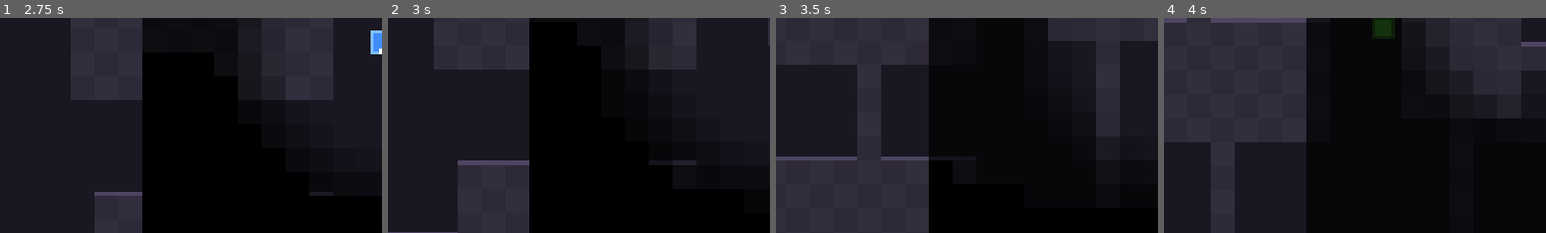
Above: before the commit, frames 1-4 (left to right).
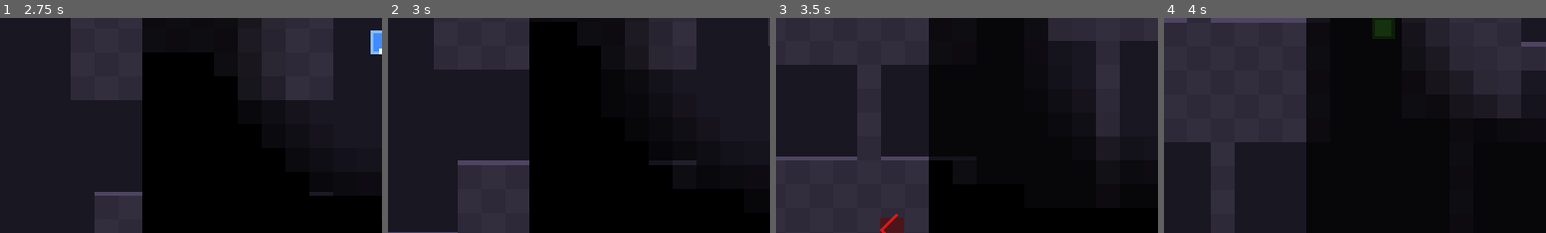
Above: after the commit, the same moments.

Repository: sin857000-code/Valid
Game: Godot game, scene res://scenes/ui/main_menu.tscn
Same seed, same stepped clock (60 frames per second), same inputs: the game is played once before the commit and once after it.
Inputs:
- Up to frame 1 (2.75 s): click "새 게임" at 0.5 s; tap Enter (ui_accept) at 1.25, 1.52, 2.27 s; hold Right (ui_right) 1.28-2.03 s; hold Down (ui_down) from 2.03 s (still down)
- Up to frame 2 (3 s): release Down (ui_down) at 2.78 s; hold Right (ui_right) from 2.78 s (still down)
- Up to frame 3 (3.5 s): keep holding Right (ui_right)
- Up to frame 4 (4 s): release Right (ui_right) at 3.53 s; hold Up (ui_up) from 3.53 s (still down); tap Enter (ui_accept) at 3.77 s
The pictures show only the part of the screen within x 0-50%, y 50-100%; the shares and areas given below are measured in that part.

Frames 1-2 are identical in both runs. In frame 3, 0.5% of the frame differs, in the area x 27-34%, y 91-100%; in frame 4, nothing differs.

Commit message:
Cycle 5: trap tiles, boomerang weapon, floor-clear popup
- trap_tile: red X hazard tiles that deal 8 dmg per 0.8s when stood on; count scales with floor
- weapon_boomerang: wide arc weapon hitting all enemies in 1.3x radius around player
- player: arc attack mode via attack_arc meta flag
- dungeon: spawn traps each floor, added boomerang to weapon pool
- hud: show_floor_clear() popup animates on floor completion

https://claude.ai/code/session_01W1t3cyazDUadMr1eE4hi94

Diff:
--- /dev/null
+++ b/roguelike/scripts/items/weapon_boomerang.gd
@@ -0,0 +1,14 @@
+extends "res://scripts/items/weapon_base.gd"
+
+func _ready() -> void:
+	weapon_name = "부메랑"
+	damage = 14
+	range_radius = 55.0
+	cooldown = 0.5
+	item_color = Color(0.5, 1.0, 0.5)
+	super._ready()
+
+func _apply_effect(player: Node) -> void:
+	super._apply_effect(player)
+	# Boomerang hits in a wide arc (all enemies within range, not just attack cone)
+	player.set_meta("attack_arc", true)
--- a/roguelike/scripts/maps/dungeon.gd
+++ b/roguelike/scripts/maps/dungeon.gd
@@ -19,6 +19,7 @@
 	"res://scripts/items/weapon_dagger.gd",
 	"res://scripts/items/weapon_sword.gd",
 	"res://scripts/items/weapon_staff.gd",
+	"res://scripts/items/weapon_boomerang.gd",
 ]
 const TILE = 16
 const BASE_ENEMIES = 5
@@ -80,6 +81,7 @@
 			_spawn_enemy()
 
 	_spawn_items()
+	_spawn_traps()
 	transition.fade_out()
 
 func _spawn_enemy() -> void:
@@ -117,6 +119,15 @@
 		_make_item(load(WEAPON_SCRIPTS[randi() % WEAPON_SCRIPTS.size()]),
 			Vector2(room.get_center()) * TILE)
 
+func _spawn_traps() -> void:
+	var trap_count = 2 + GameManager.current_floor / 2
+	for i in range(trap_count):
+		var room = rooms[randi_range(1, rooms.size() - 2)]
+		var trap = Area2D.new()
+		trap.set_script(load("res://scripts/maps/trap_tile.gd"))
+		entities.add_child(trap)
+		trap.global_position = Vector2(room.get_center()) * TILE + Vector2(randi_range(-24, 24), randi_range(-24, 24))
+
 func _make_item(script: GDScript, pos: Vector2) -> void:
 	var item = Area2D.new()
 	item.set_script(script)
@@ -131,6 +142,7 @@
 		_make_item(load(ITEM_SCRIPTS[randi() % ITEM_SCRIPTS.size()]), drop_pos)
 	enemy_count -= 1
 	if enemy_count <= 0:
+		hud.show_floor_clear(GameManager.current_floor)
 		GameManager.next_floor()
 		GameManager.save()
 		hud.update_floor(GameManager.current_floor)
--- /dev/null
+++ b/roguelike/scripts/maps/trap_tile.gd
@@ -0,0 +1,64 @@
+extends Area2D
+
+const TILE = 16
+const DAMAGE_INTERVAL = 0.8
+const DAMAGE = 8
+
+var _timer: float = 0.0
+var _player_inside: bool = false
+var _rect: ColorRect
+var _cross1: ColorRect
+var _cross2: ColorRect
+
+func _ready() -> void:
+	add_to_group("trap")
+	var col = CollisionShape2D.new()
+	var shape = RectangleShape2D.new()
+	shape.size = Vector2(TILE - 2, TILE - 2)
+	col.shape = shape
+	add_child(col)
+
+	_rect = ColorRect.new()
+	_rect.size = Vector2(TILE, TILE)
+	_rect.position = Vector2(-TILE / 2, -TILE / 2)
+	_rect.color = Color(0.35, 0.05, 0.05, 0.7)
+	add_child(_rect)
+
+	_cross1 = ColorRect.new()
+	_cross1.size = Vector2(TILE - 2, 2)
+	_cross1.position = Vector2(-TILE / 2 + 1, -1)
+	_cross1.color = Color(0.9, 0.1, 0.1, 0.9)
+	_cross1.rotation = deg_to_rad(45)
+	add_child(_cross1)
+
+	_cross2 = ColorRect.new()
+	_cross2.size = Vector2(TILE - 2, 2)
+	_cross2.position = Vector2(-TILE / 2 + 1, -1)
+	_cross2.color = Color(0.9, 0.1, 0.1, 0.9)
+	_cross2.rotation = deg_to_rad(-45)
+	add_child(_cross2)
+
+	body_entered.connect(_on_body_entered)
+	body_exited.connect(_on_body_exited)
+
+func _on_body_entered(body: Node) -> void:
+	if body.is_in_group("player"):
+		_player_inside = true
+		_timer = 0.0
+
+func _on_body_exited(body: Node) -> void:
+	if body.is_in_group("player"):
+		_player_inside = false
+
+func _process(delta: float) -> void:
+	if not _player_inside:
+		return
+	_timer += delta
+	if _timer >= DAMAGE_INTERVAL:
+		_timer = 0.0
+		var player = get_tree().get_first_node_in_group("player")
+		if player:
+			player.take_damage(DAMAGE)
+			_rect.color = Color(0.8, 0.1, 0.1, 0.9)
+			var tween = create_tween()
+			tween.tween_property(_rect, "color", Color(0.35, 0.05, 0.05, 0.7), 0.3)
--- a/roguelike/scripts/player/player.gd
+++ b/roguelike/scripts/player/player.gd
@@ -100,10 +100,13 @@
 	_attack_timer = attack_cooldown
 	_visual.flash_attack()
 	load("res://scripts/core/sound_manager.gd").play_attack(self)
+	var arc_mode = has_meta("attack_arc") and get_meta("attack_arc")
 	var attack_pos = global_position + facing * attack_range
 	var hit_any = false
 	for body in get_tree().get_nodes_in_group("enemy"):
-		if body.global_position.distance_to(attack_pos) < attack_range:
+		var in_range = arc_mode and body.global_position.distance_to(global_position) < attack_range * 1.3
+		in_range = in_range or body.global_position.distance_to(attack_pos) < attack_range
+		if in_range:
 			var is_crit = randf() < 0.12
 			var dmg = attack_damage * (3 if is_crit else 1)
 			_combo += 1
--- a/roguelike/scripts/ui/hud.gd
+++ b/roguelike/scripts/ui/hud.gd
@@ -71,6 +71,19 @@
 	tween.tween_property(boss_alert, "modulate:a", 0.0, 0.5)
 	tween.tween_callback(func(): boss_alert.visible = false)
 
+func show_floor_clear(floor_num: int) -> void:
+	var lbl = Label.new()
+	lbl.text = "FLOOR %d CLEARED!" % floor_num
+	lbl.add_theme_font_size_override("font_size", 22)
+	lbl.modulate = Color(0.4, 1.0, 0.5)
+	lbl.position = Vector2(80, 200)
+	add_child(lbl)
+	var tween = lbl.create_tween()
+	tween.tween_property(lbl, "position:y", 160.0, 0.4)
+	tween.tween_interval(1.2)
+	tween.tween_property(lbl, "modulate:a", 0.0, 0.5)
+	tween.tween_callback(lbl.queue_free)
+
 func show_weapon_pickup(weapon_name: String) -> void:
 	weapon_label.text = "장착: %s" % weapon_name
 	weapon_label.modulate.a = 1.0
